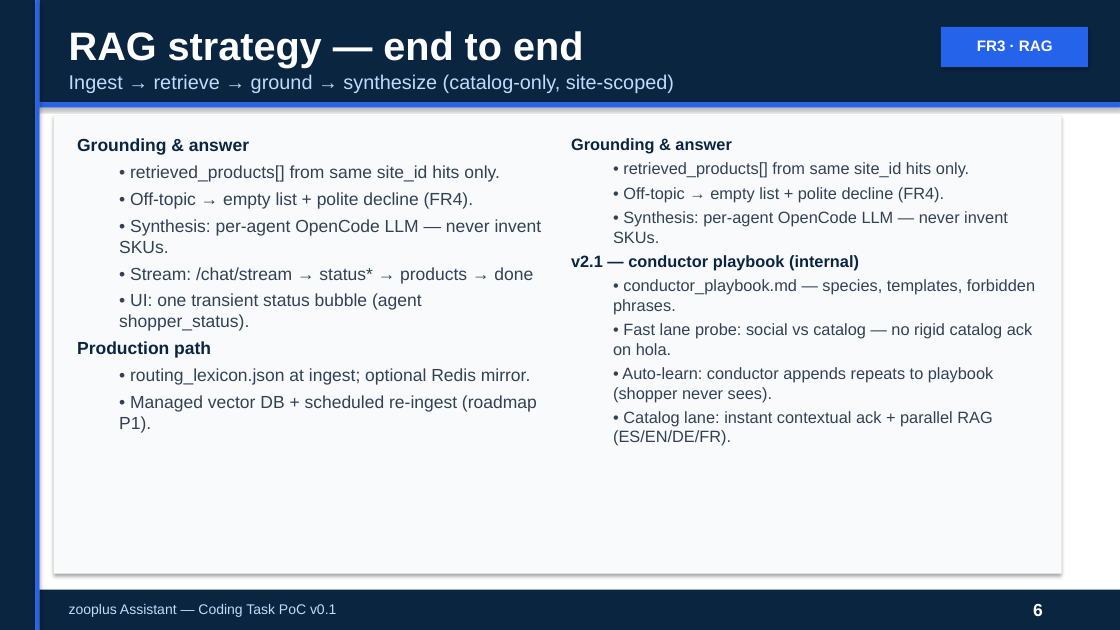
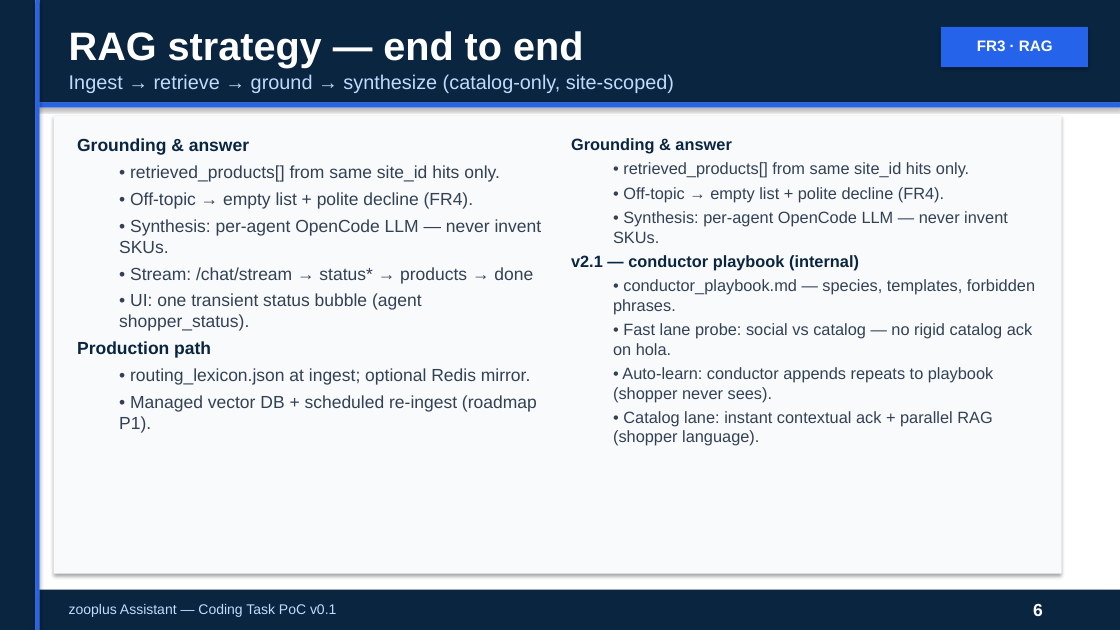
Before and after one commit to peluzzza/PoCAssistantZooplus, a slide deck: slide 6 of docs/deliverables/v0.1/zooplus-assistant-interview-15min-pro.pptx. Drawn at 1120x630 pixels with LibreOffice and Linux fonts; fonts in the diff are those of the drawing. Boxes give left, top, right and bottom in pixels: in the first picture for what was removed or moved away, otherwise in the second. Text is boxed around its words. In the diff, an @@ line names an element or a change of style, - is before the commit and + after.

```diff
--- a/docs/deliverables/v0.1/zooplus-assistant-interview-15min-pro.pptx
+++ b/docs/deliverables/v0.1/zooplus-assistant-interview-15min-pro.pptx
@@ text at [613,411,992,446]: text changed @@
-  • Catalog lane: instant contextual ack + parallel RAG (ES/EN/DE/FR).
+  • Catalog lane: instant contextual ack + parallel RAG (shopper language).
```
Also in this commit, not shown: 3 other slides changed, 3 other files.
